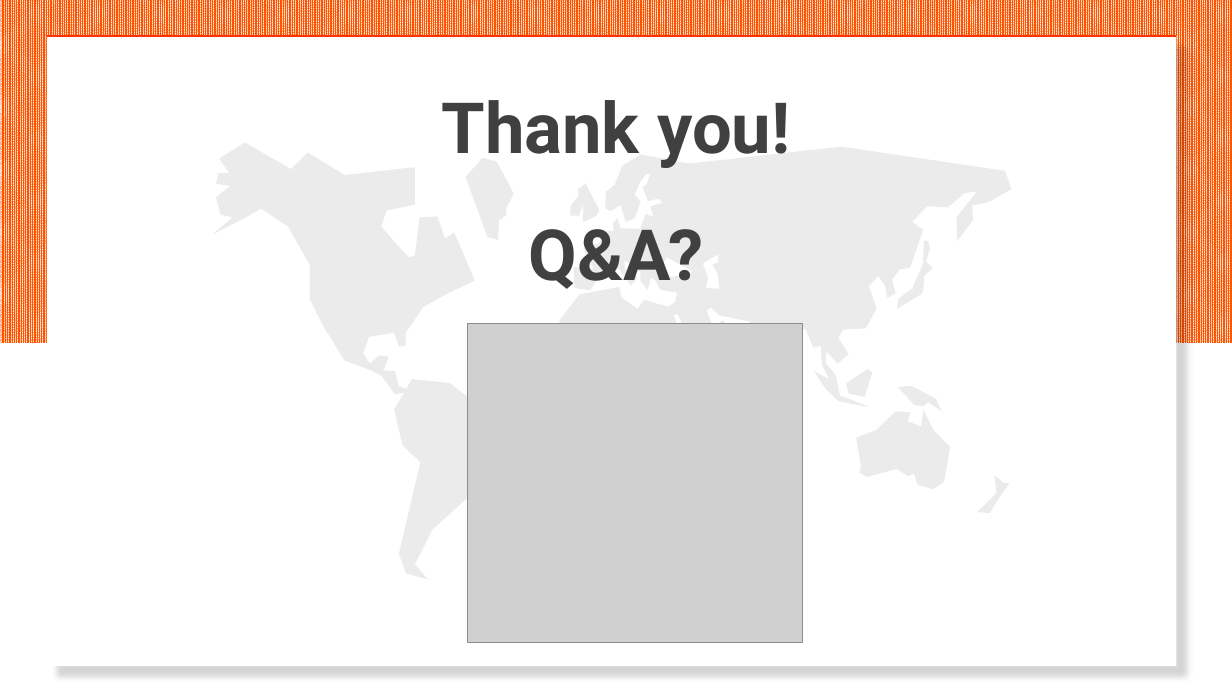
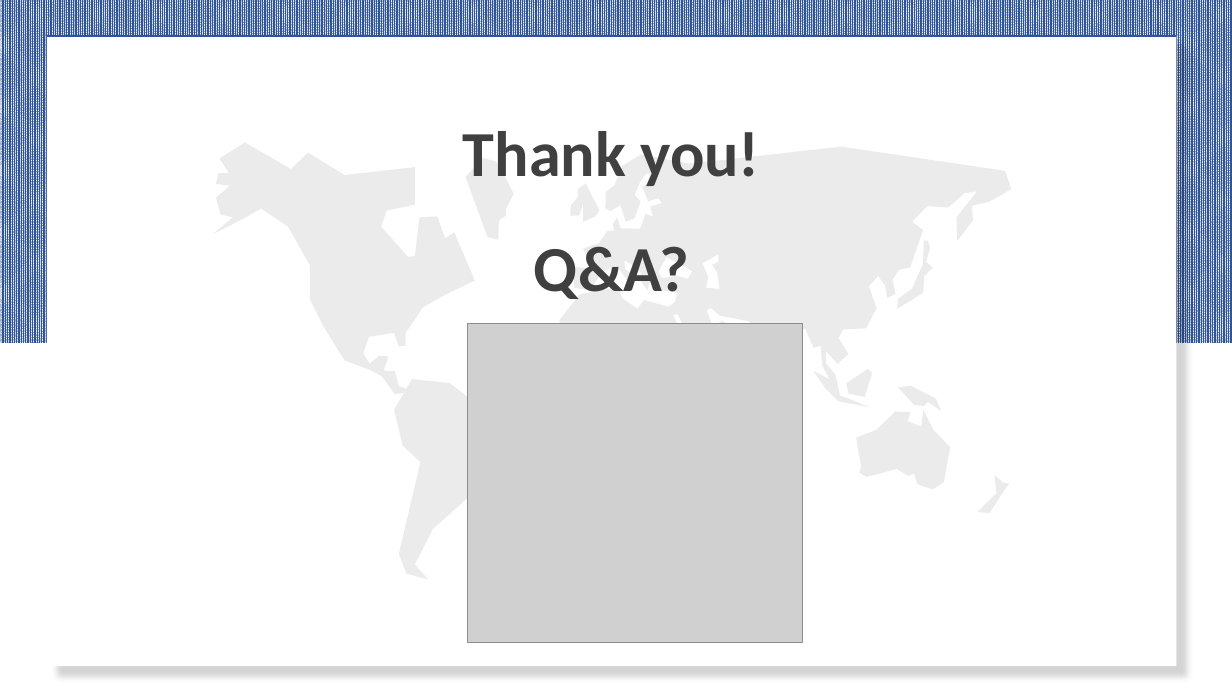
Before and after one commit to hej6853/Rowdy_Rooster_Project3, a slide deck: slide 18 of Factfulness_FINAL.pptx (slide 22 before the commit). Drawn at 1232x693 pixels with LibreOffice and Linux fonts; fonts in the diff are those of the drawing; grey boxes stand for pictures. Boxes give left, top, right and bottom in pixels: in the first picture for what was removed or moved away, otherwise in the second. Text is boxed around its words. In the diff, an @@ line names an element or a change of style, - is before the commit and + after.

```diff
--- a/Factfulness_FINAL.pptx
+++ b/Factfulness_FINAL.pptx
@@ rectangle at <box>0,0,1232,343</box>: fill pattern #FF5500 on #FFFFFF to pattern #2F5597 on #FFFFFF @@
@@ line (47, 36) - (1177, 36): stroke #FF3300 1.75 pt to #2F5597 1.75 pt @@
@@ text "Thank you!": place and size @@
-text "Thank you!" at <box>441,100,790,289</box>
+text "Thank you!" at <box>463,131,759,299</box>
@@ text "Thank you!" at <box>463,131,759,299</box>: size 55 to 50 pt, font Roboto to Calibri @@
```
Also in this commit, not shown: 5 other slides changed, 6 slides added, 11 slides removed, 8 other files.
